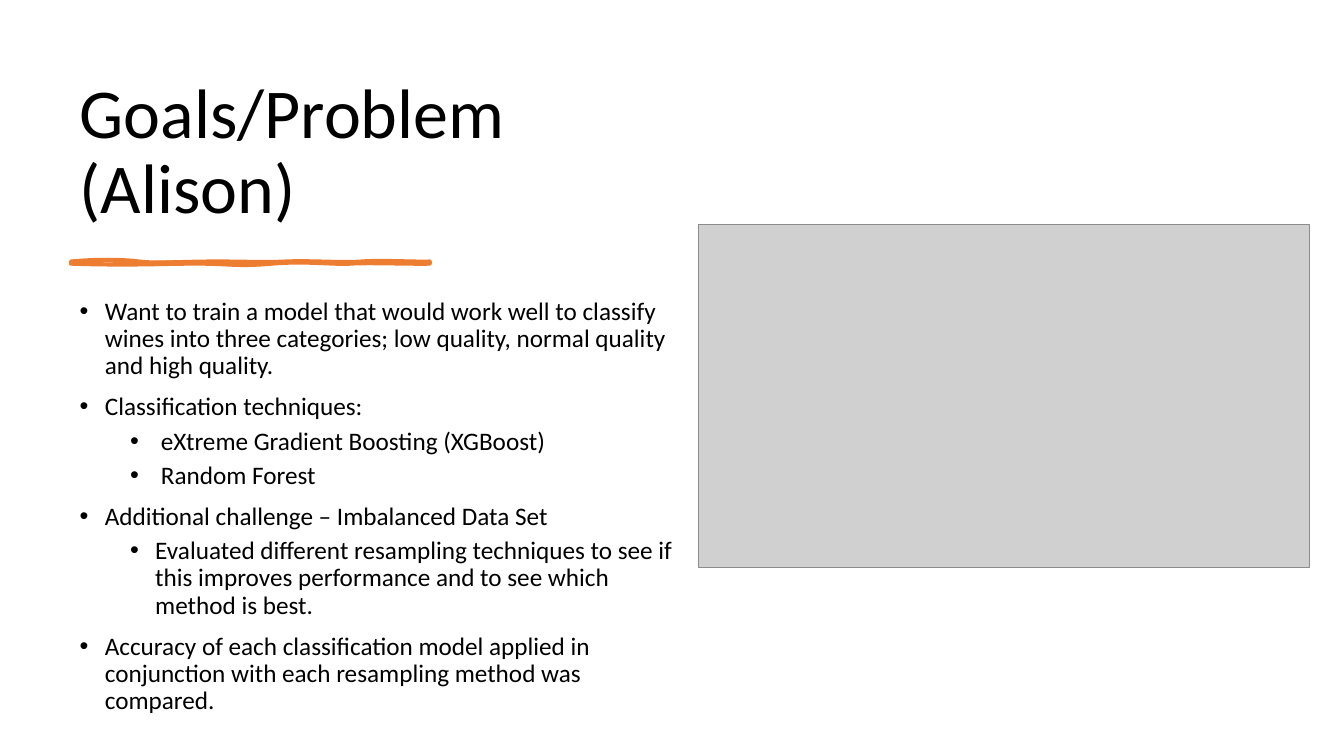
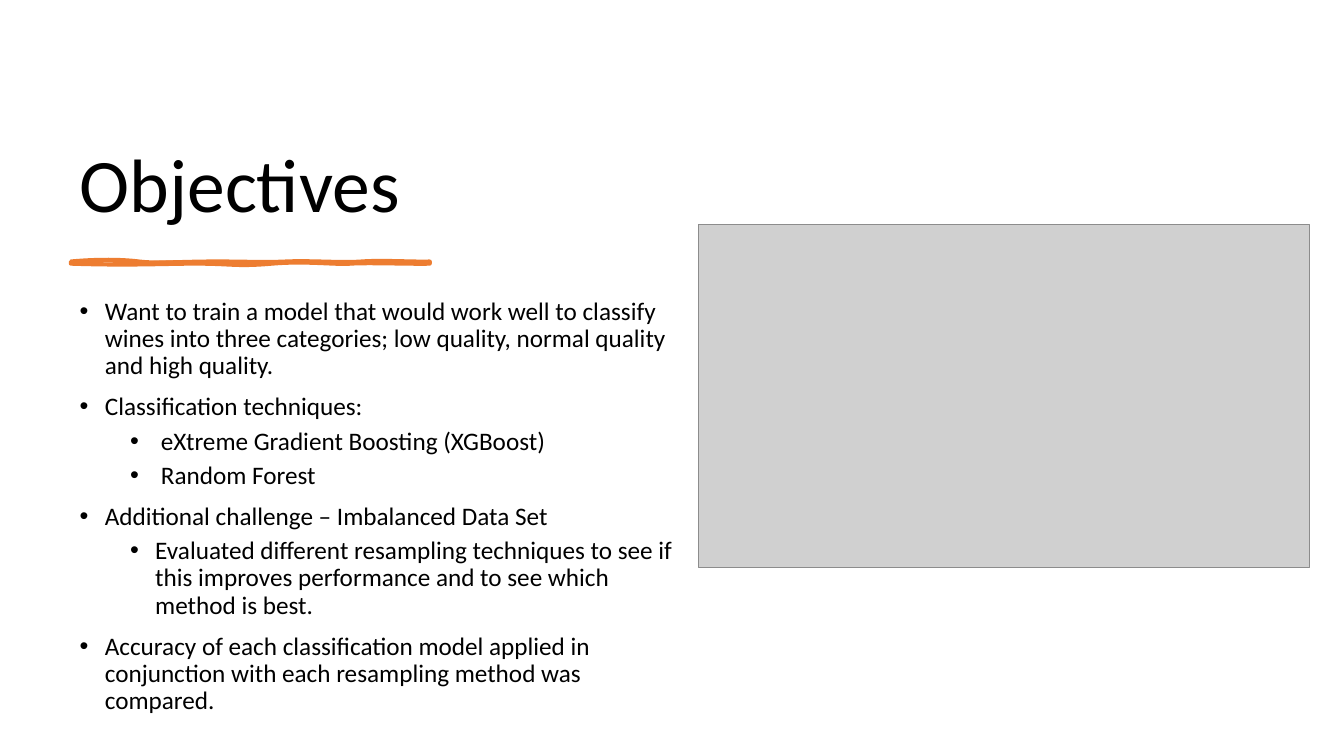
Before and after one commit to earobinson95/Statistical-Learning-Project-UNL-STAT983, a slide deck: slide 3 of presentation/final-presentation.pptx. Drawn at 1344x756 pixels with LibreOffice and Linux fonts; fonts in the diff are those of the drawing; grey boxes stand for pictures. Boxes give left, top, right and bottom in pixels: in the first picture for what was removed or moved away, otherwise in the second. Text is boxed around its words. In the diff, an @@ line names an element or a change of style, - is before the commit and + after.

```diff
--- a/presentation/final-presentation.pptx
+++ b/presentation/final-presentation.pptx
@@ title at (80, 159, 400, 225): text changed; size 50 to 54 pt @@
-Goals/Problem (Alison)
+Objectives
```
Also in this commit, not shown: 8 other slides changed.
